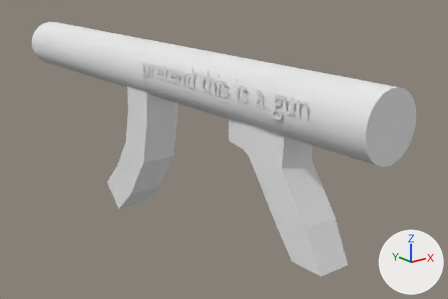
A saved change to the OBJ model assets/models/gun0/gun0.obj.
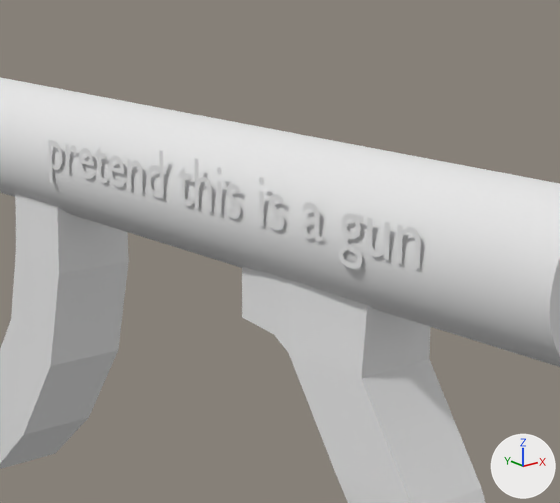
Each version appears first whole from a camera (50 mm lens) standing at (-12.47, -18.97, 4.06) and looking at (1.58, -1.41, -2.97), and next in a close-up on the part from 27% to 83% of the width and 0% to 75% of the height. The lights are fixed; the arrows at lower right show +X, +Y and +Z. Where no turn or scale is listed for an object, it has been applied to the vertices.

Objects in the first close-up: 'Cube.001_Cube.012', 'Cube_Cube.011', 'Cylinder.001', 'Text_Text.001'.
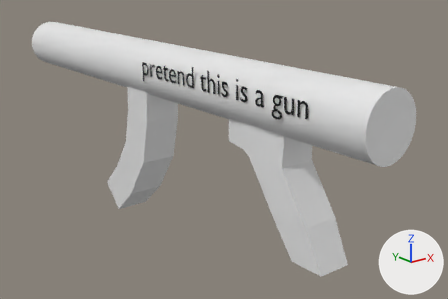
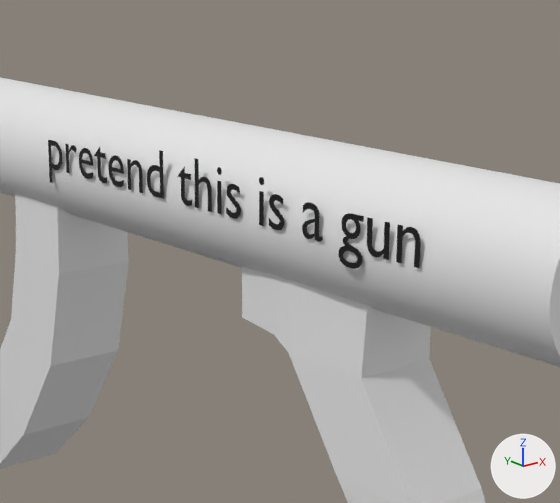
Location of each change, (x1, y1, x2, y2) in pixels of the close-ups (560 x 503 px):
'Text_Text.001', recoloured (grey to black)
    both: (48, 140, 421, 269)

Patch to the scene script:
```diff
--- a/assets/models/gun0/gun0.obj.py
+++ b/assets/models/gun0/gun0.obj.py
@@ mat_text @@
+mat_text = principled_material('Text')
+mat_text.base_color = (0.0604, 0.0604, 0.0604)  # dark grey #464646
+mat_text.metallic = 1.0
+mat_text.roughness = 0.0513
@@ me_text_text_001 @@
 me_text_text_001.from_pydata(...)  # 1554 vertices, 1530 faces; spans x -1.04, y -8.14..-0.06, z -0.23..0.68
-me_text_text_001.materials.append(mat_none)  # white #e7e7e7
+me_text_text_001.materials.append(mat_text)  # dark grey #464646
```
